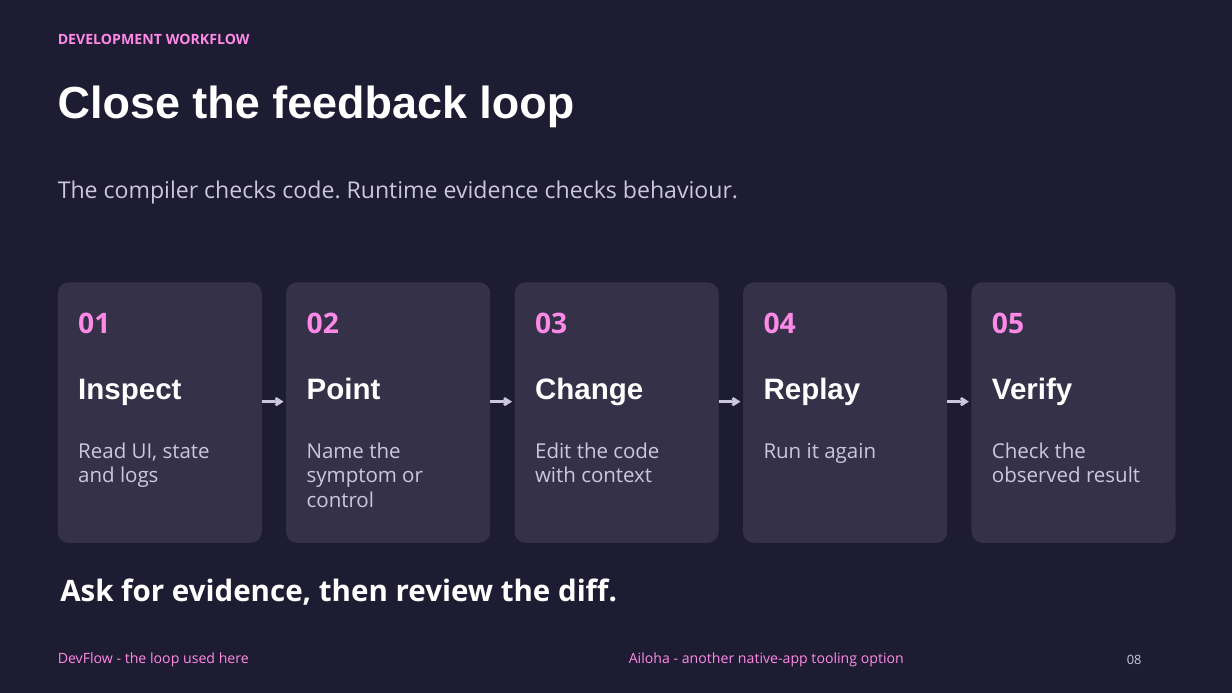
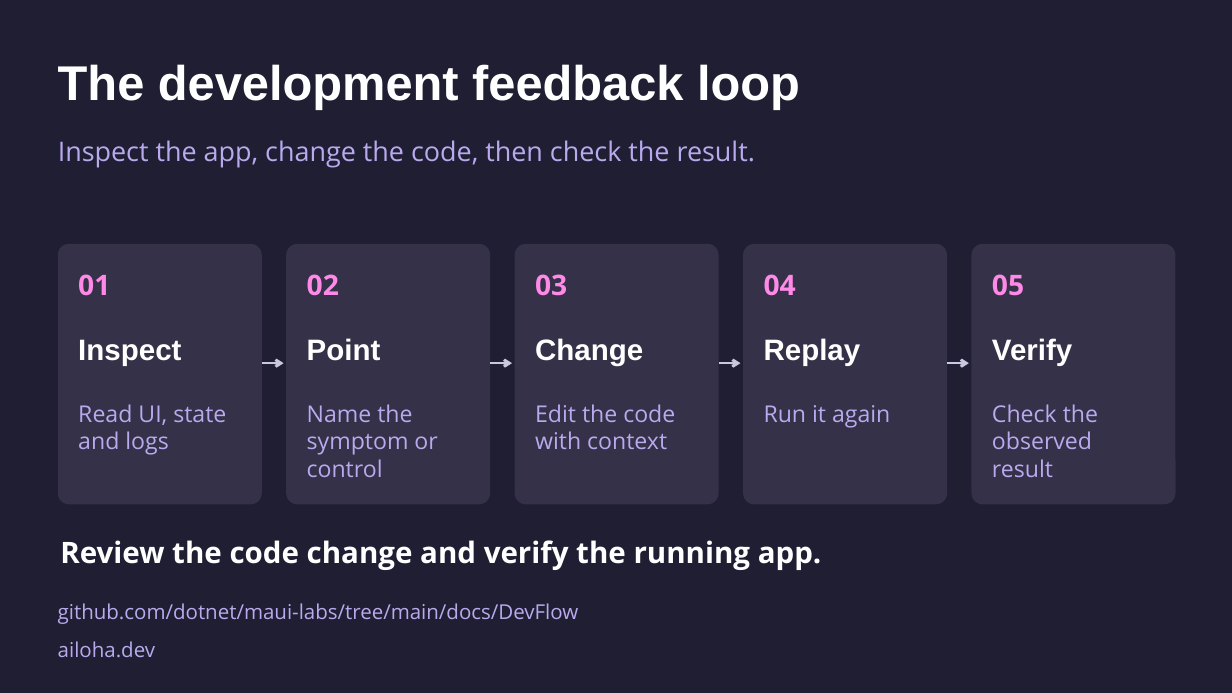
Before and after one commit to mattleibow/dotnetconf2026, a slide deck: slide 8 of slides.pptx. Drawn at 1232x693 pixels with LibreOffice and Linux fonts; fonts in the diff are those of the drawing. Boxes give left, top, right and bottom in pixels: in the first picture for what was removed or moved away, otherwise in the second. Text is boxed around its words. In the diff, an @@ line names an element or a change of style, - is before the commit and + after.

```diff
--- a/slides.pptx
+++ b/slides.pptx
@@ background #1E1C32 to #1F1E32 @@
@@ text removed at (58, 33, 250, 44) @@
-DEVELOPMENT WORKFLOW
@@ text at (58, 64, 800, 109): text changed; size 35 to 38 pt @@
-Close the feedback loop
+The development feedback loop
@@ text at (58, 140, 755, 168): text changed; size 18 to 21 pt; text colour #CAC7DE to #B9AAEE @@
-The compiler checks code. Runtime evidence checks behaviour.
+Inspect the app, change the code, then check the result.
@@ 15 texts, 5 rounded rectangles, 4 arrows: place and size @@
-15 texts, 5 rounded rectangles, 4 arrows at (57, 283, 1176, 543)
+15 texts, 5 rounded rectangles, 4 arrows at (57, 244, 1176, 505)
@@ size 16 to 18 pt, text colour #CAC7DE to #B9AAEE in 5 elements at (78, 404, 226, 455), (307, 404, 437, 477), (535, 404, 675, 449), (764, 405, 890, 427), (992, 404, 1098, 477) @@
@@ text at (60, 540, 822, 570): text changed @@
-Ask for evidence, then review the diff.
+Review the code change and verify the running app.
@@ text added at (58, 603, 579, 624), 16 pt, text #B9AAEE @@
+github.com/dotnet/maui-labs/tree/main/docs/DevFlow
@@ text removed at (58, 652, 249, 667) @@
-DevFlow - the loop used here
@@ text added at (58, 641, 155, 658), 16 pt, text #B9AAEE @@
+ailoha.dev
@@ text removed at (629, 652, 904, 667) @@
-Ailoha - another native-app tooling option
@@ text removed at (1127, 654, 1142, 664) @@
-08
```
Also in this commit, not shown: 26 other slides changed, 8 slides added, 6 slides removed.
